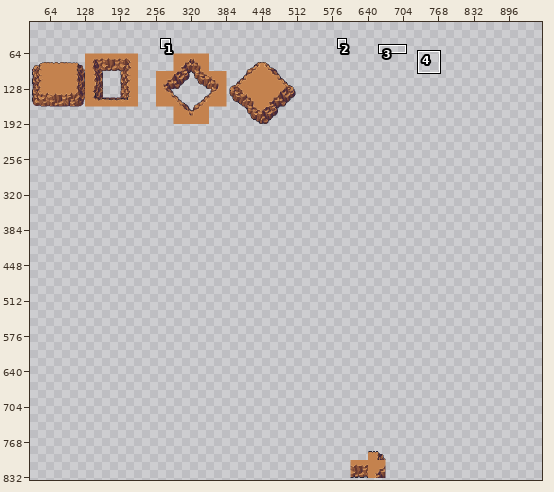
Pixel-art file -- objects/WIP/13/TerrainStandard.ase. The picture above shows the old version from afar; the outline marks the close-up.
Close-up. As it was:
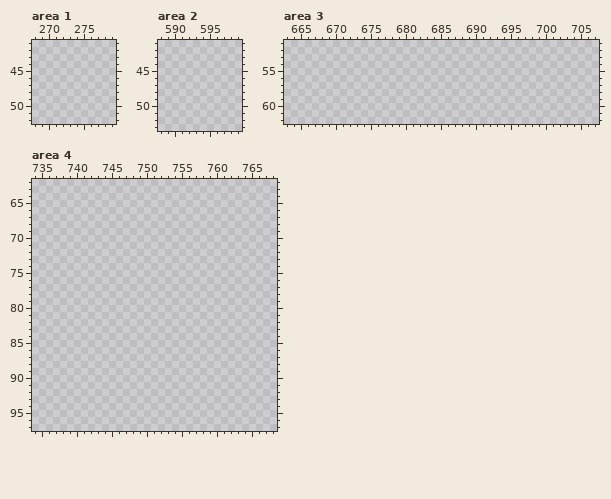
960x960 pixels, 1 frame. Shown: area 1: x 268..279, y 41..52; area 2: x 588..599, y 41..53; area 3: x 663..707, y 51..62; area 4: x 734..768, y 62..97. The wide view leaves out empty margins. The commit also changed other parts of the picture, which this record leaves out.
After:
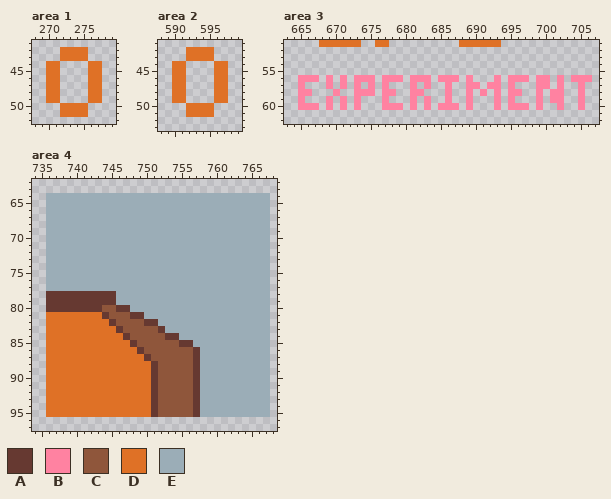
Palette (. is transparent): A #663931  B #ff82a1  C #8f563b  D #df7126  E #9badb7
From old to new:
layer "template" now shown
--- area 1, layer "template"
@@ x 268..279 @@
 41 ............
-42 ............
-43 ............
-44 ............
-45 ............
-46 ............
-47 ............
-48 ............
-49 ............
-50 ............
-51 ............
+42 ....DDDD....
+43 ....DDDD....
+44 ..DD....DD..
+45 ..DD....DD..
+46 ..DD....DD..
+47 ..DD....DD..
+48 ..DD....DD..
+49 ..DD....DD..
+50 ....DDDD....
+51 ....DDDD....
 52 ............
--- area 2, layer "template"
@@ x 588..599 @@
 41 ............
-42 ............
-43 ............
-44 ............
-45 ............
-46 ............
-47 ............
-48 ............
-49 ............
-50 ............
-51 ............
+42 ....DDDD....
+43 ....DDDD....
+44 ..DD....DD..
+45 ..DD....DD..
+46 ..DD....DD..
+47 ..DD....DD..
+48 ..DD....DD..
+49 ..DD....DD..
+50 ....DDDD....
+51 ....DDDD....
 52 ............
--- area 3, layer "template"
@@ x 666..695 @@
-51 ..............................
+51 ..DDDDDD..DD..........DDDDDD..
 52 ..............................
@@ x 663..707 @@
 55 .............................................
-56 .............................................
-57 .............................................
-58 .............................................
-59 .............................................
-60 .............................................
+56 ..BBB.B.B.BBB.BBB.BBB.BBB.B...B.BBB.BB.B.BBB.
+57 ..B...B.B.B.B.B...B.B..B..BB.BB.B...BB.B..B..
+58 ..BB...B..BBB.BB..BB...B..B.B.B.BB..B.BB..B..
+59 ..B...B.B.B...B...B.B..B..B...B.B...B.BB..B..
+60 ..BBB.B.B.B...BBB.B.B.BBB.B...B.BBB.B..B..B..
 61 .............................................
--- area 4, layer "template"
@@ x 734..768 @@
 63 ...................................
-64 ...................................
-65 ...................................
-66 ...................................
-67 ...................................
-68 ...................................
-69 ...................................
-70 ...................................
-71 ...................................
-72 ...................................
-73 ...................................
-74 ...................................
-75 ...................................
-76 ...................................
-77 ...................................
-78 ...................................
-79 ...................................
-80 ...................................
-81 ...................................
-82 ...................................
-83 ...................................
-84 ...................................
-85 ...................................
-86 ...................................
-87 ...................................
-88 ...................................
-89 ...................................
-90 ...................................
-91 ...................................
-92 ...................................
-93 ...................................
-94 ...................................
-95 ...................................
+64 ..EEEEEEEEEEEEEEEEEEEEEEEEEEEEEEEE.
+65 ..EEEEEEEEEEEEEEEEEEEEEEEEEEEEEEEE.
+66 ..EEEEEEEEEEEEEEEEEEEEEEEEEEEEEEEE.
+67 ..EEEEEEEEEEEEEEEEEEEEEEEEEEEEEEEE.
+68 ..EEEEEEEEEEEEEEEEEEEEEEEEEEEEEEEE.
+69 ..EEEEEEEEEEEEEEEEEEEEEEEEEEEEEEEE.
+70 ..EEEEEEEEEEEEEEEEEEEEEEEEEEEEEEEE.
+71 ..EEEEEEEEEEEEEEEEEEEEEEEEEEEEEEEE.
+72 ..EEEEEEEEEEEEEEEEEEEEEEEEEEEEEEEE.
+73 ..EEEEEEEEEEEEEEEEEEEEEEEEEEEEEEEE.
+74 ..EEEEEEEEEEEEEEEEEEEEEEEEEEEEEEEE.
+75 ..EEEEEEEEEEEEEEEEEEEEEEEEEEEEEEEE.
+76 ..EEEEEEEEEEEEEEEEEEEEEEEEEEEEEEEE.
+77 ..EEEEEEEEEEEEEEEEEEEEEEEEEEEEEEEE.
+78 ..AAAAAAAAAAEEEEEEEEEEEEEEEEEEEEEE.
+79 ..AAAAAAAAAAEEEEEEEEEEEEEEEEEEEEEE.
+80 ..AAAAAAAACCAAEEEEEEEEEEEEEEEEEEEE.
+81 ..DDDDDDDDACCCAAEEEEEEEEEEEEEEEEEE.
+82 ..DDDDDDDDDACCCCAAEEEEEEEEEEEEEEEE.
+83 ..DDDDDDDDDDACCCCCAEEEEEEEEEEEEEEE.
+84 ..DDDDDDDDDDDACCCCCAAEEEEEEEEEEEEE.
+85 ..DDDDDDDDDDDDACCCCCCAAEEEEEEEEEEE.
+86 ..DDDDDDDDDDDDDACCCCCCCAEEEEEEEEEE.
+87 ..DDDDDDDDDDDDDDACCCCCCAEEEEEEEEEE.
+88 ..DDDDDDDDDDDDDDDACCCCCAEEEEEEEEEE.
+89 ..DDDDDDDDDDDDDDDACCCCCAEEEEEEEEEE.
+90 ..DDDDDDDDDDDDDDDACCCCCAEEEEEEEEEE.
+91 ..DDDDDDDDDDDDDDDACCCCCAEEEEEEEEEE.
+92 ..DDDDDDDDDDDDDDDACCCCCAEEEEEEEEEE.
+93 ..DDDDDDDDDDDDDDDACCCCCAEEEEEEEEEE.
+94 ..DDDDDDDDDDDDDDDACCCCCAEEEEEEEEEE.
+95 ..DDDDDDDDDDDDDDDACCCCCAEEEEEEEEEE.
 96 ...................................
